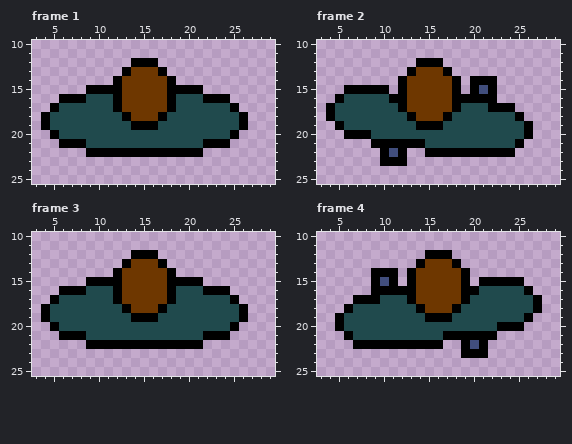
Two versions of one pixel-art file, Unchanged Game Art/PlayerV2_Running_Unarmed_Sheet_SaveFile.ase. This is how it looked before the edit.
32x32 pixels, 4 frames. Shown: frame 1: x 3..29, y 10..25; frame 2: x 3..29, y 10..25; frame 3: x 3..29, y 10..25; frame 4: x 3..29, y 10..25.
And afterwards:
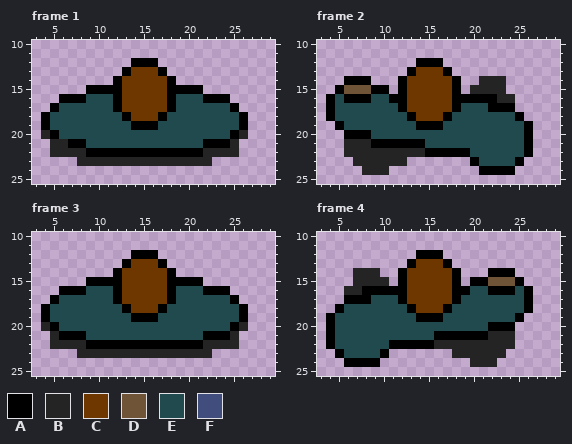
Palette (. is transparent): A #000000  B #242424  C #6e3700  D #705437  E #204a4d  F #414e7d
The exact change:
Frame 1:
The author put colour B in row 20 at x 4 and 26; in row 21 at x 5 and 25; in row 22 at x 5 to 8 and 22 to 25; in row 23 at x 8 to 22.
Colour A becomes colour B in row 21 at x 6.
Frame 2:
The author put colour A in row 14 at x 6 to 8; in row 15 at x 5; in row 16 at x 4; in rows 21 to 22 at x 26; in row 23 at x 20 and 25; in row 24 at x 21 to 24.
Colour E becomes colour A in row 16 at x 6 to 8.
The author put colour B in rows 14 to 15 at x 23; in row 16 at x 23 to 24; in row 21 at x 6 to 8; in row 22 at x 6 to 9 and 13 to 14; in row 23 at x 7 to 9; in row 24 at x 8 to 10.
Colour A becomes colour B in row 14 at x 21 to 22; in row 15 at x 20 and 22; in row 22 at x 10 and 12; in row 23 at x 10 to 12.
Colour F becomes colour B in row 15 at x 21; in row 22 at x 11.
Colour A becomes colour D in row 15 at x 6 to 8.
The author put colour E in row 22 at x 25; in row 23 at x 21 to 24.
Colour A becomes colour E in row 16 at x 5; in row 21 at x 25; in row 22 at x 20 to 24.
Colour A is gone in row 14 at x 20.
Frame 3:
The author put colour B in row 20 at x 4 and 26; in row 21 at x 5 and 25; in row 22 at x 5 to 8 and 22 to 25; in row 23 at x 8 to 22.
Frame 4:
The author put colour A in row 12 at x 14; in row 13 at x 13; in row 14 at x 12 and 22 to 24; in row 15 at x 12 and 20; in row 16 at x 8; in row 17 at x 6.
The author put colour A in row 18 at x 5; in rows 19 to 22 at x 4; in row 23 at x 5 and 10; in row 24 at x 6 to 9.
Colour C becomes colour A in row 13 at x 17; in rows 14 to 17 at x 18; in row 18 at x 17.
Colour E becomes colour A in row 16 at x 22 to 24; in row 17 at x 12 and 26; in row 18 at x 13 and 26; in row 19 at x 14 and 25; in row 20 at x 22; in row 21 at x 16.
The author put colour B in rows 14 to 15 at x 7 to 8; in row 16 at x 6 to 7; in row 21 at x 23 to 24; in row 22 at x 17 to 18 and 22 to 24; in row 23 at x 18 and 22 to 23; in row 24 at x 20 to 22.
Colour A becomes colour B in rows 14 to 15 at x 9; in row 21 at x 22; in row 22 at x 16, 19 and 21; in row 23 at x 19 to 21.
Colour F becomes colour B in row 15 at x 10; in row 22 at x 20.
Colour A becomes colour C in row 13 at x 14; in rows 14 to 17 at x 13; in row 18 at x 14.
Colour A becomes colour D in row 15 at x 22 to 24.
The author put colour E in row 21 at x 5; in row 22 at x 5 to 6; in row 23 at x 6 to 9.
Colour A becomes colour E in row 16 at x 20; in row 17 at x 9 and 19; in row 18 at x 6 and 18; in row 19 at x 5 and 17; in row 20 at x 5; in row 21 at x 6.
Colour A becomes colour E in row 22 at x 7 to 10.
Colour A is gone in row 12 at x 17; in row 13 at x 18; in row 14 at x 10 to 11 and 19; in row 15 at x 11 and 19; in rows 17 to 18 at x 27; in row 19 at x 26.
Colour A is gone in row 20 at x 25.
Changed places in both pictures, as pixel boxes (x1, y1, x2, y2):
changed: (41, 130, 248, 166)
changed: (326, 76, 425, 175)
changed: (470, 76, 533, 175)
added: (41, 322, 248, 358)
changed: (326, 250, 542, 367)
